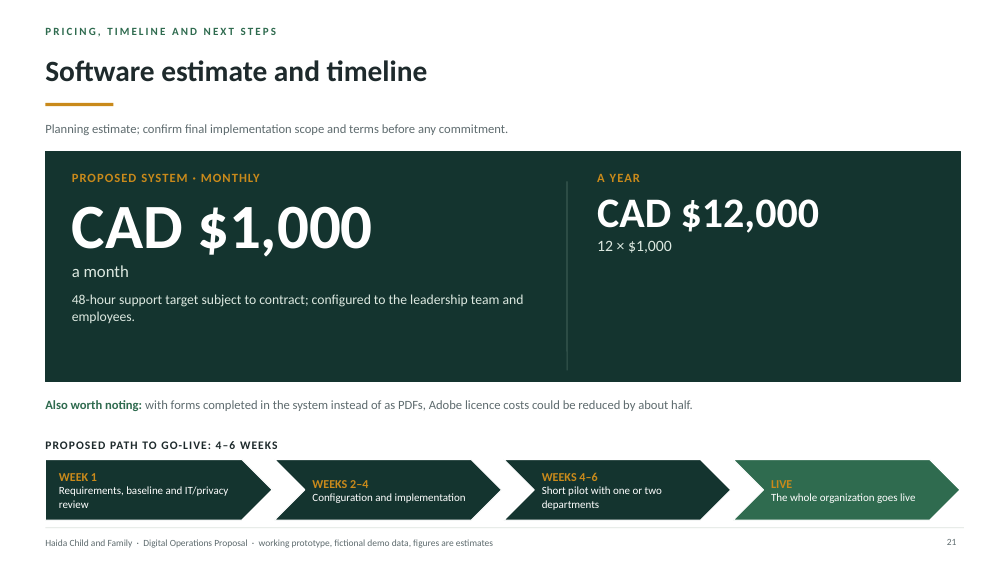
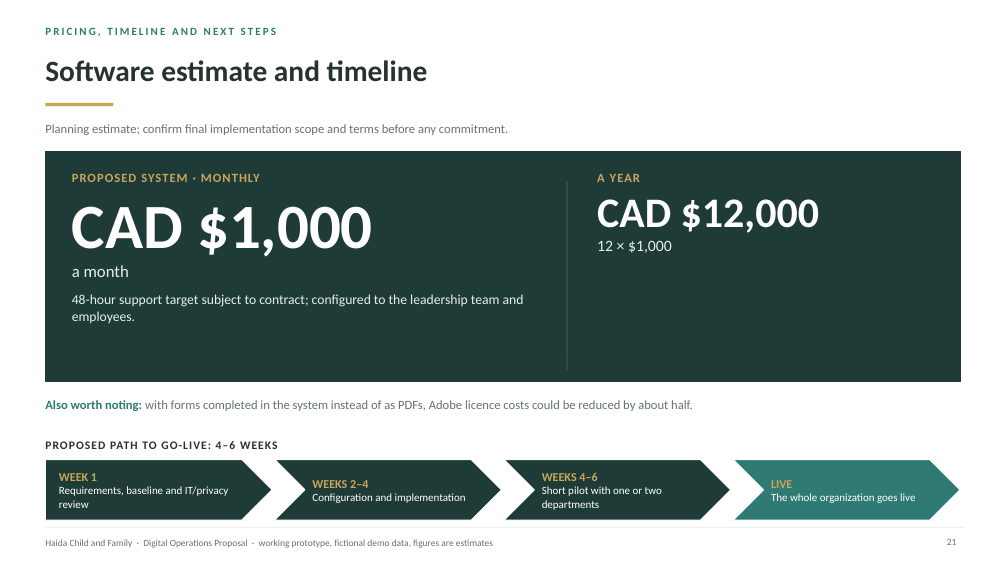
Before and after one commit to AndalibOlee/Portfolio, a slide deck: slide 21 of demo-platform/docs/Haida_Child_and_Family_Executive_Digital_Operations_Proposal.pptx. Drawn at 1008x567 pixels with LibreOffice and Linux fonts; fonts in the diff are those of the drawing. Boxes give left, top, right and bottom in pixels: in the first picture for what was removed or moved away, otherwise in the second. Text is boxed around its words. In the diff, an @@ line names an element or a change of style, - is before the commit and + after.

```diff
--- a/demo-platform/docs/Haida_Child_and_Family_Executive_Digital_Operations_Proposal.pptx
+++ b/demo-platform/docs/Haida_Child_and_Family_Executive_Digital_Operations_Proposal.pptx
@@ text "PRICING, TIMELINE AND NEXT STEPS" at <box>45,27,276,36</box>: text colour #2F6B4F to #2F7A72 @@
@@ rectangle at <box>45,103,113,106</box>: fill #C98A1B to #C9A45C @@
@@ rectangle at <box>45,151,960,382</box>: fill #14342F to #1E3B37; outline #14342F 1 pt to #1E3B37 1 pt @@
@@ text at <box>72,174,524,323</box>: text colour #C98A1B to #C9A45C in "PROPOSED SYSTEM · MONTHLY"; text colour #DCE8E0 to #E5EFEB in "a month", "48-hour support target subject to contract; configured ..." @@
@@ text at <box>597,174,672,253</box>: text colour #C98A1B to #C9A45C in "A YEAR"; text colour #DCE8E0 to #E5EFEB in "12 × $1,000" @@
@@ text "Also worth noting: with forms ..." at <box>45,400,693,411</box>: text colour #2F6B4F to #2F7A72 in "Also worth noting:"; text colour #5E6B6E to #66736F in "with forms completed in the system instead ..." @@
@@ text at <box>59,473,97,481</box>: text colour #C98A1B to #C9A45C in "WEEK 1" @@
@@ fill #14342F to #1E3B37 in 3 elements at <box>45,460,272,520</box>, <box>274,460,501,520</box>, <box>504,460,731,520</box> @@
@@ text at <box>542,473,597,481</box>: text colour #C98A1B to #C9A45C in "WEEKS 4–6" @@
@@ chevron at <box>734,460,960,520</box>: fill #2F6B4F to #2F7A72 @@
@@ text at <box>312,480,368,488</box>: text colour #C98A1B to #C9A45C in "WEEKS 2–4" @@
@@ text at <box>771,480,792,488</box>: text colour #C98A1B to #C9A45C in "LIVE" @@
```
Also in this commit, not shown: 21 other slides changed, 32 other files.
